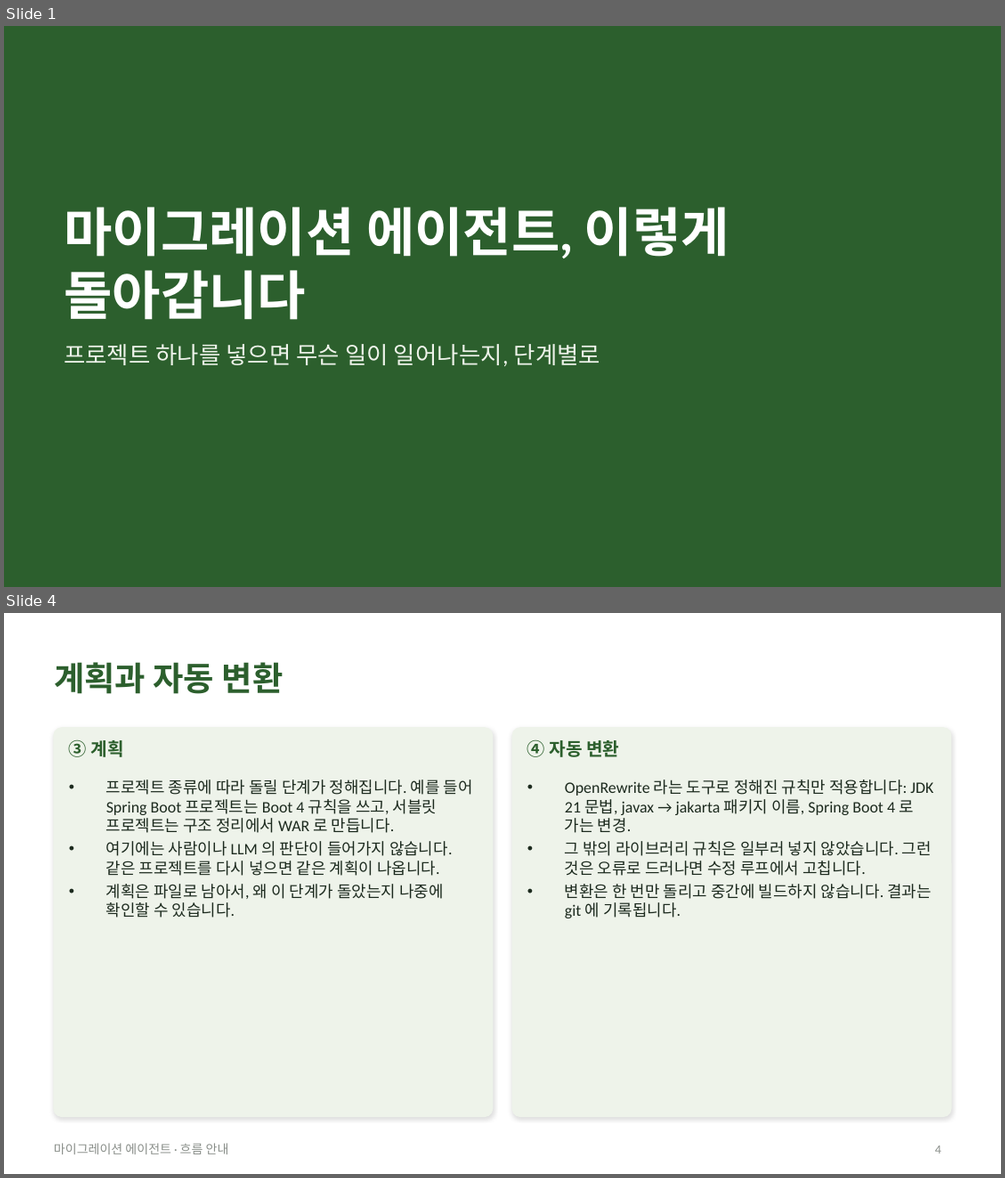
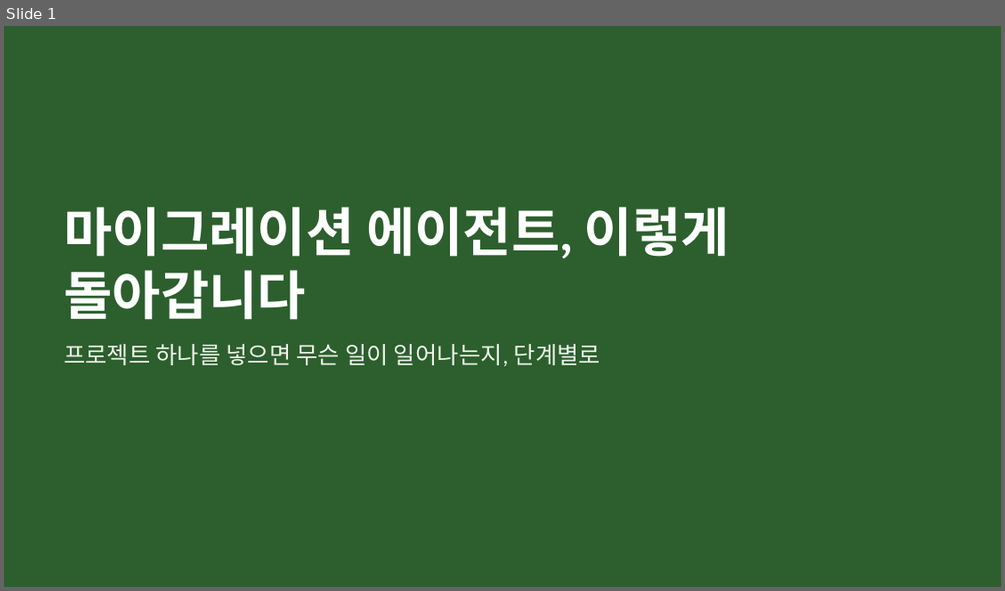
Before and after one commit to acandiatale/tutu, a slide deck: docs/migration-agent/migration-agent.pptx. Shown one above the other, each under a label of ours: slides 1 and 4 before the commit, slide 1 after it; the slides between them are not shown. The pictures are 1005x1178 and 1005x591 pixels, drawn with LibreOffice and Linux fonts; fonts in the diff are those of the drawing. Boxes give left, top, right and bottom in pixels: in the first picture for what was removed or moved away, otherwise in the second. Text is boxed around its words. In the diff, an @@ line names an element or a change of style, - is before the commit and + after.

```diff
--- a/docs/migration-agent/migration-agent.pptx
+++ b/docs/migration-agent/migration-agent.pptx
@@ slide 4 removed at [4, 613, 1001, 1174], background #FFFFFF @@
@@ title removed at [54, 662, 283, 694] @@
-계획과 자동 변환
@@ rounded rectangle removed at [54, 728, 493, 1117] @@
@@ text removed at [69, 739, 123, 757] @@
-③ 계획
@@ rounded rectangle removed at [512, 728, 951, 1117] @@
@@ text removed at [527, 739, 619, 757] @@
-④ 자동 변환
@@ text removed at [106, 779, 473, 917] @@
-• 프로젝트 종류에 따라 돌릴 단계가 정해집니다. 예를 들어 Spring Boot 프로젝트는 Boot 4 규칙을 쓰고, 서블릿 프로젝트는 구조 정리에서 WAR 로 만듭니다.
-• 여기에는 사람이나 LLM 의 판단이 들어가지 않습니다. 같은 프로젝트를 다시 넣으면 같은 계획이 나옵니다.
-• 계획은 파일로 남아서, 왜 이 단계가 돌았는지 나중에 확인할 수 있습니다.
@@ text removed at [565, 779, 933, 918] @@
-• OpenRewrite 라는 도구로 정해진 규칙만 적용합니다: JDK 21 문법, javax → jakarta 패키지 이름, Spring Boot 4 로 가는 변경.
-• 그 밖의 라이브러리 규칙은 일부러 넣지 않았습니다. 그런 것은 오류로 드러나면 수정 루프에서 고칩니다.
-• 변환은 한 번만 돌리고 중간에 빌드하지 않습니다. 결과는 git 에 기록됩니다.
@@ text removed at [54, 1143, 229, 1154] @@
-마이그레이션 에이전트 · 흐름 안내
@@ page number removed at [935, 1145, 941, 1153] @@
-4
```
Also in this commit, not shown: 6 slides changed, 9 slides added, 2 other slides removed, 11 other files.
